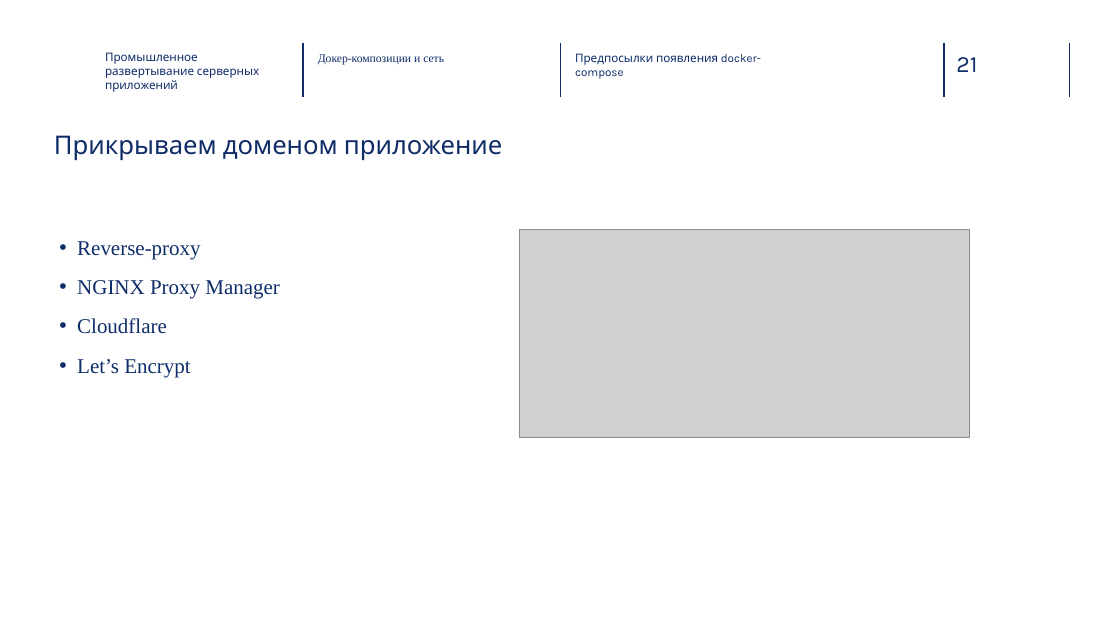
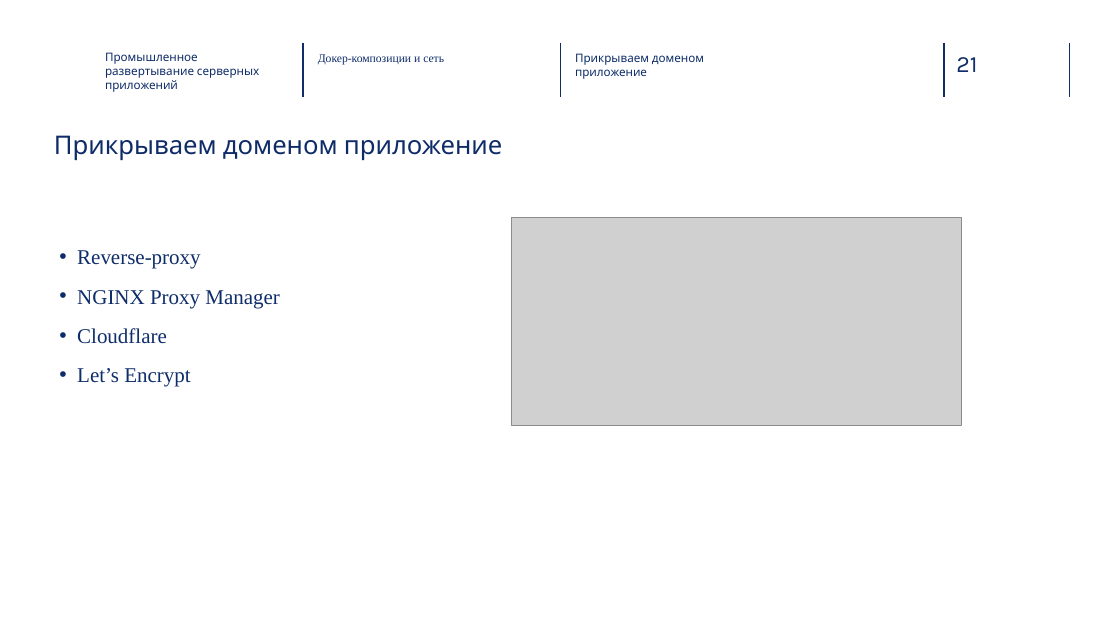
Before and after one commit to Vvil1568/ProductionServerAppDeployment, a slide deck: slide 21 of 2. Докер-композиции и сеть/presentation.pptx. Drawn at 1120x630 pixels with LibreOffice and Linux fonts; fonts in the diff are those of the drawing; grey boxes stand for pictures; background and template pictures are left out. Boxes give left, top, right and bottom in pixels: in the first picture for what was removed or moved away, otherwise in the second. Text is boxed around its words. In the diff, an @@ line names an element or a change of style, - is before the commit and + after.

```diff
--- a/2. Докер-композиции и сеть/presentation.pptx
+++ b/2. Докер-композиции и сеть/presentation.pptx
@@ text at [575, 53, 704, 79]: text changed @@
-Предпосылки появления docker-compose
+Прикрываем доменом приложение
@@ picture: place and size @@
-picture at [519, 229, 969, 438]
+picture at [512, 218, 961, 426]
@@ text "Reverse-proxy": place and size @@
-text "Reverse-proxy" at [77, 241, 280, 377]
+text "Reverse-proxy" at [77, 250, 280, 387]
```
Also in this commit, not shown: 16 other slides changed.
